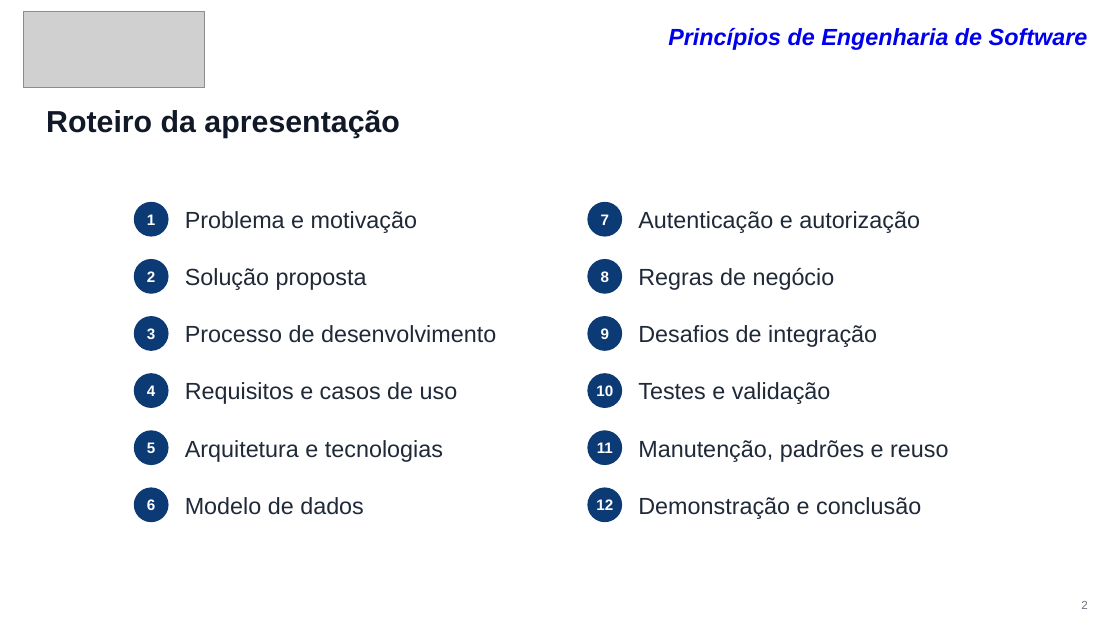
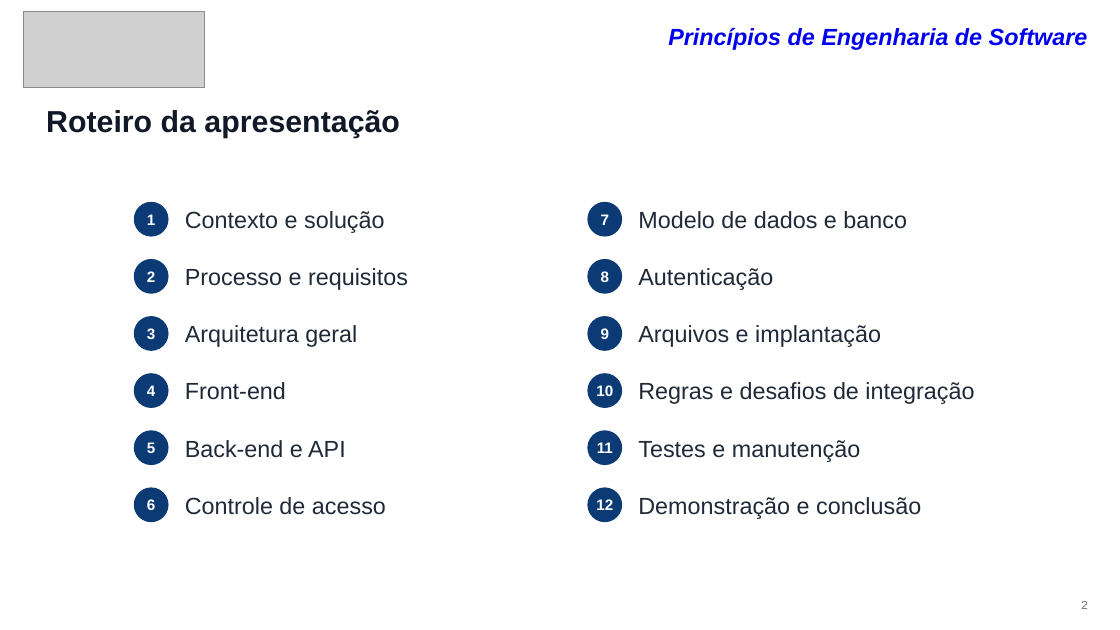
Before and after one commit to caiobento7/plataforma_cursos, a slide deck: slide 2 of docs/entrega/CursoLab-apresentacao.pptx. Drawn at 1120x630 pixels with LibreOffice and Linux fonts; fonts in the diff are those of the drawing; grey boxes stand for pictures. Boxes give left, top, right and bottom in pixels: in the first picture for what was removed or moved away, otherwise in the second. Text is boxed around its words. In the diff, an @@ line names an element or a change of style, - is before the commit and + after.

```diff
--- a/docs/entrega/CursoLab-apresentacao.pptx
+++ b/docs/entrega/CursoLab-apresentacao.pptx
@@ text at box(185, 211, 385, 233): text changed @@
-Problema e motivação
+Contexto e solução
@@ text at box(638, 211, 907, 229): text changed @@
-Autenticação e autorização
+Modelo de dados e banco
@@ text at box(185, 268, 408, 290): text changed @@
-Solução proposta
+Processo e requisitos
@@ text at box(638, 268, 773, 290): text changed @@
-Regras de negócio
+Autenticação
@@ text at box(185, 325, 357, 347): text changed @@
-Processo de desenvolvimento
+Arquitetura geral
@@ text at box(638, 325, 881, 347): text changed @@
-Desafios de integração
+Arquivos e implantação
@@ text at box(185, 382, 286, 400): text changed @@
-Requisitos e casos de uso
+Front-end
@@ text at box(638, 382, 974, 404): text changed @@
-Testes e validação
+Regras e desafios de integração
@@ text at box(185, 440, 346, 458): text changed @@
-Arquitetura e tecnologias
+Back-end e API
@@ text at box(638, 440, 861, 462): text changed @@
-Manutenção, padrões e reuso
+Testes e manutenção
@@ text at box(185, 497, 386, 515): text changed @@
-Modelo de dados
+Controle de acesso
```
Also in this commit, not shown: 18 other slides changed, 8 slides added, 5 slides removed, 14 other files.
